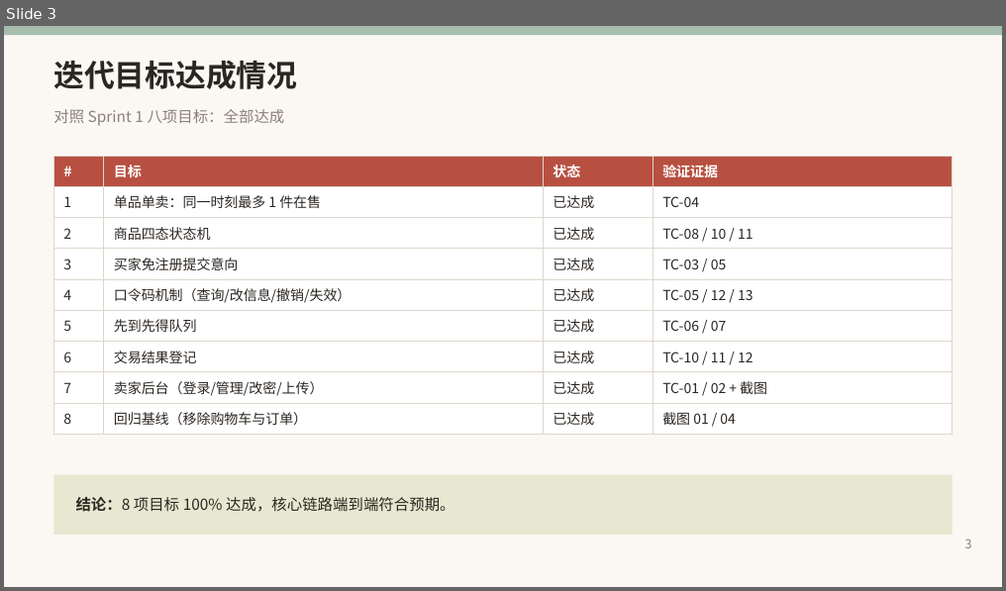
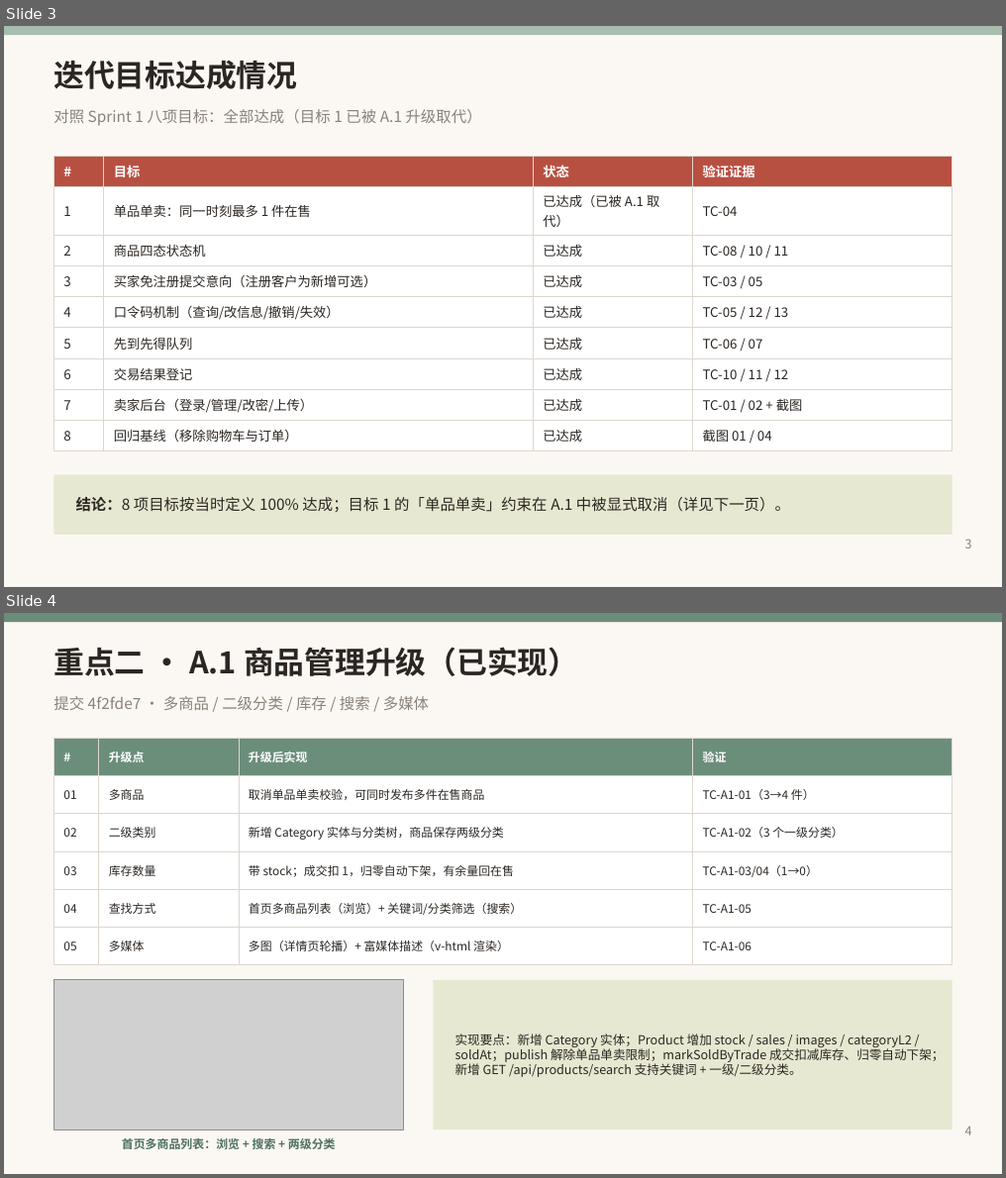
Before and after one commit to kaskk345/pingxixi-online-shoppingplatform, a slide deck: docs/media/第二周_第二次评审_讲述版.pptx. Shown one above the other, each under a label of ours: slide 3 before the commit, slides 3 and 4 after it. The pictures are 1006x591 and 1006x1178 pixels, drawn with LibreOffice and Linux fonts; fonts in the diff are those of the drawing; grey boxes stand for pictures. Boxes give left, top, right and bottom in pixels: in the first picture for what was removed or moved away, otherwise in the second. Text is boxed around its words. In the diff, an @@ line names an element or a change of style, - is before the commit and + after.

```diff
--- a/docs/media/第二周_第二次评审_讲述版.pptx
+++ b/docs/media/第二周_第二次评审_讲述版.pptx
@@ slide 4 added at (4,613,1002,1174), background #FBF8F3 @@
@@ rectangle added at (4,613,1002,622), fill #6B8E7B @@
@@ text added at (54,647,578,676), 22 pt, text #2B2622, bold @@
+重点二 · A.1 商品管理升级（已实现）
@@ text added at (54,696,429,710), 11 pt, text #8A8178 @@
+提交 4f2fde7 · 多商品 / 二级分类 / 库存 / 搜索 / 多媒体
@@ table added at (54,738,952,956), 6 rows, 4 columns @@
+# | 升级点 | 升级后实现 | 验证
+01 | 多商品 | 取消单品单卖校验，可同时发布多件在售商品 | TC-A1-01（3→4 件）
+02 | 二级类别 | 新增 Category 实体与分类树，商品保存两级分类 | TC-A1-02（3 个一级分类）
+03 | 库存数量 | 带 stock；成交扣 1，归零自动下架，有余量回在售 | TC-A1-03/04（1→0）
+04 | 查找方式 | 首页多商品列表（浏览）+ 关键词/分类筛选（搜索） | TC-A1-05
+05 | 多媒体 | 多图（详情页轮播）+ 富媒体描述（v-html 渲染） | TC-A1-06
@@ picture added at (54,980,403,1130) @@
@@ rectangle added at (433,980,952,1130), fill #E7E8D1 @@
@@ text added at (455,1034,944,1077), 9 pt, text #2B2622 @@
+实现要点：新增 Category 实体；Product 增加 stock / sales / images / categoryL2 / soldAt；publish 解除单品单卖限制；markSoldByTrade 成交扣减库存、归零自动下架；新增 GET /api/products/search 支持关键词 + 一级/二级分类。
@@ text added at (122,1139,336,1150), 8.5 pt, text #4F7160, bold @@
+首页多商品列表：浏览 + 搜索 + 两级分类
@@ text added at (965,1127,972,1136), 9 pt, text #8A8178 @@
+4
@@ slide 3 changed as well @@
@@ text at (54,109,482,126): text changed @@
-对照 Sprint 1 八项目标：全部达成
+对照 Sprint 1 八项目标：全部达成（目标 1 已被 A.1 升级取代）
@@ table at (54,156,952,446) @@
-row 2, column 3: 已达成
+row 2, column 3: 已达成（已被 A.1 取代）
-row 4, column 2: 买家免注册提交意向
+row 4, column 2: 买家免注册提交意向（注册客户为新增可选）
@@ size 10 to 9.5 pt in "#", "目标", "状态", "验证证据" and 30 more places @@
@@ text at (76,497,790,512): text changed @@
-结论：8 项目标 100% 达成，核心链路端到端符合预期。
+结论：8 项目标按当时定义 100% 达成；目标 1 的「单品单卖」约束在 A.1 中被显式取消（详见下一页）。
```
Also in this commit, not shown: 8 other slides changed, 3 other slides added, 2 slides removed, 16 other files.
